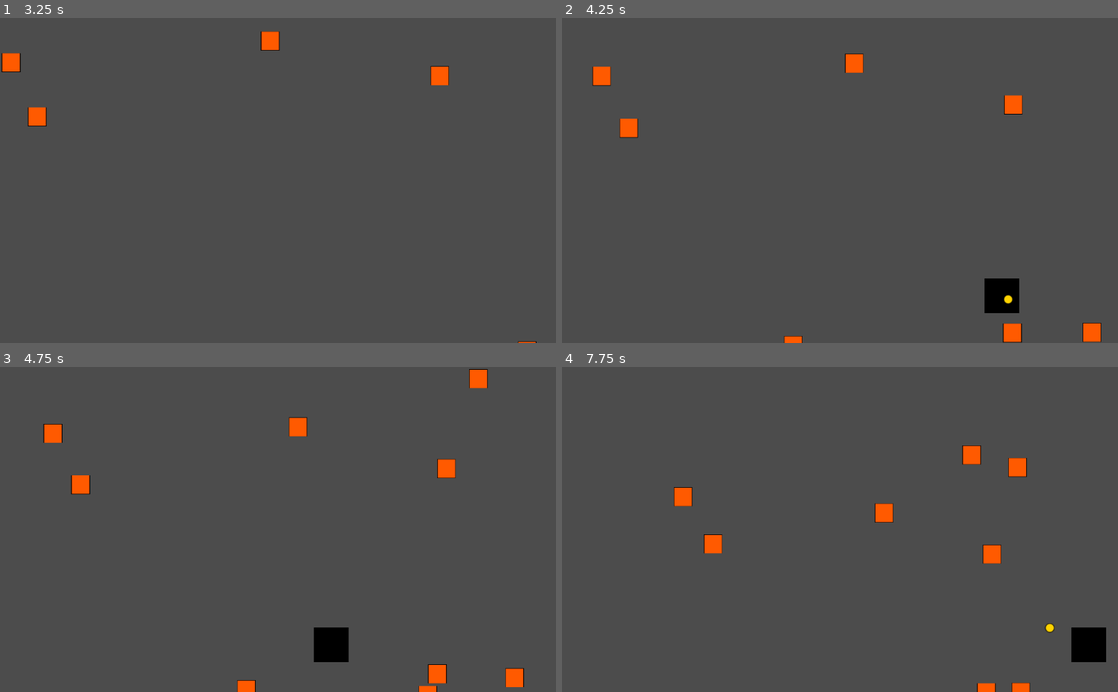
Above: before the commit, frames 1-4 (two rows, left to right).
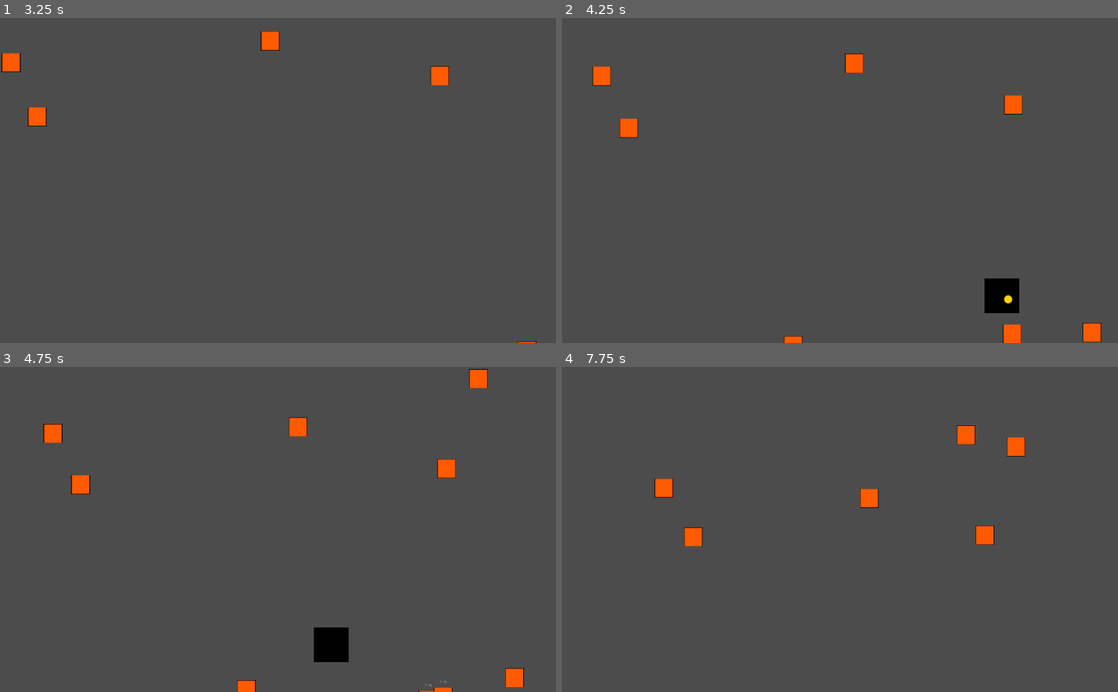
Above: after the commit, the same moments.

Repository: am-camila/Garden-Wars
Game: Godot game, scene res://models/Main/Main.tscn
The game is run twice, just before and just after one commit, with the same random seed, the same clock (stepped at 60 frames per second) and the same inputs.
Inputs:
- Up to frame 1 (3.25 s): hold D (move_right) 0.53-1.28 s; hold S (move_down) 1.28-2.03 s; hold D (move_right) 2.03-2.78 s; hold W (move_up) from 2.78 s (still down)
- Up to frame 2 (4.25 s): release W (move_up) at 3.53 s; hold A (move_left) from 3.53 s (still down)
- Up to frame 3 (4.75 s): keep holding A (move_left)
- Up to frame 4 (7.75 s): release A (move_left) at 5.03 s; hold S (move_down) 5.03-5.78 s; hold D (move_right) 5.78-6.53 s; hold W (move_up) 6.53-7.28 s; hold D (move_right) from 7.28 s (still down)

Frame 1 is identical in both runs. In frame 2, less than 0.1% of the frame differs, in the area x 79-83%, y 94-100%; in frame 3, 0.3%; in frame 4, 3.3%, in the area x 16-98%, y 17-100%.
Error after the commit: Invalid get index 'position' (on base: 'previously freed instance'). (res://models/Enemy/Enemy.gd:25)

Commit message:
Agrego que los enemigos y el player puedan recibir daño

Diff:
--- a/src/Player.gd
+++ b/src/Player.gd
@@ -1,6 +1,12 @@
 extends Node2D
 
+class_name Player
+
 export var speed = 400
+export var health = 4
+export var damage = 1
+
+
 
 onready var fire_position = $FirePosition
 onready var fire_timer = $FireTimer
@@ -10,15 +16,19 @@
 var target:KinematicBody2D
 var projectile:Sprite
 var projectile_container
-
+var max_health
+var invulnerabilidad = false
 
 # Called when the node enters the scene tree for the first time.
 func _ready():
 	fire_timer.connect("timeout", self, "fire_at_enemy")
+	max_health = health
+	$TextoVida.hide()
+	$TextoVida.text = str(max_health)
 
 
 func initialize(container, projectile_container):
-	container.add_child(self)
+	#container.add_child(self)
 	#global_position = player_pos
 	self.projectile_container = projectile_container
 
@@ -54,3 +64,14 @@
 
 func _on_FireArea_body_exited(body):
 	fire_timer.stop()
+
+
+func _on_HitArea_body_entered(body):
+	if body is Enemy: #&& !invulnerabilidad:
+		max_health -= damage
+		$TextoVida.text = str(max_health)
+		$TextoVida.show()
+		#agregar invulnerabilidad por 2 o 3 segundos para que no pueda volver a recibir un hit en ese tiempo
+		if max_health < 1:
+			queue_free()
+			##gameOver() funcion que termina la partida
--- a/src/Projectile.gd
+++ b/src/Projectile.gd
@@ -1,4 +1,4 @@
-extends Sprite
+extends KinematicBody2D
 
 class_name Projectile
 
--- a/src/models/Enemy/Enemy.gd
+++ b/src/models/Enemy/Enemy.gd
@@ -6,10 +6,13 @@
 var max_health
 
 export var speed = 3500
-export var health = 100
+export var health = 30
+export var damage = 15
 
 func _ready():
 	max_health = health
+	$TextoVida.hide()
+	$TextoVida.text = str(max_health)
 
 
 func set_values(player):
@@ -27,7 +30,17 @@
 
 
 
-func kill_enemy( damage):
-	max_health -= damage
-	if max_health < 1:
-		queue_free()
+#func kill_enemy(damage):
+#	max_health -= damage
+#	if max_health < 1:
+#		queue_free()
+
+
+func _on_Area2D_body_entered(body):
+	if body is Projectile:
+		print(body)
+		max_health -= damage
+		$TextoVida.text = str(max_health)
+		$TextoVida.show()
+		if max_health < 1:
+			queue_free()
--- a/src/models/Enemy/Enemy.tscn
+++ b/src/models/Enemy/Enemy.tscn
@@ -12,6 +12,8 @@
 
 [node name="Enemy" type="KinematicBody2D"]
 scale = Vector2( 1, 0.5 )
+collision_layer = 2
+collision_mask = 5
 script = ExtResource( 2 )
 
 [node name="Sprite" type="Sprite" parent="."]
@@ -24,7 +26,18 @@
 shape = SubResource( 1 )
 
 [node name="Area2D" type="Area2D" parent="."]
+collision_layer = 2
+collision_mask = 5
 
 [node name="CollisionShape2D" type="CollisionShape2D" parent="Area2D"]
 position = Vector2( 7, 16 )
 shape = SubResource( 2 )
+
+[node name="TextoVida" type="Label" parent="."]
+margin_left = -9.0
+margin_top = -46.0
+margin_right = 23.0
+margin_bottom = -26.0
+align = 1
+
+[connection signal="body_entered" from="Area2D" to="." method="_on_Area2D_body_entered"]
--- a/src/models/Player/Player.tscn
+++ b/src/models/Player/Player.tscn
@@ -6,6 +6,9 @@
 
 [sub_resource type="CircleShape2D" id=1]
 radius = 230.176
+
+[sub_resource type="RectangleShape2D" id=2]
+extents = Vector2( 34, 34.5 )
 
 [node name="Player" type="Sprite"]
 position = Vector2( 490, 513 )
@@ -19,10 +22,26 @@
 [node name="FirePosition" type="Position2D" parent="."]
 
 [node name="FireArea" type="Area2D" parent="."]
-collision_layer = 2
+collision_mask = 2
 
 [node name="CollisionShape2D" type="CollisionShape2D" parent="FireArea"]
 shape = SubResource( 1 )
 
+[node name="HitArea" type="Area2D" parent="."]
+collision_mask = 2
+
+[node name="CollisionShape2D" type="CollisionShape2D" parent="HitArea"]
+position = Vector2( 0, -0.5 )
+shape = SubResource( 2 )
+
+[node name="TextoVida" type="Label" parent="."]
+margin_left = -20.0
+margin_top = -52.0
+margin_right = 20.0
+margin_bottom = -38.0
+text = "3"
+align = 1
+
 [connection signal="body_entered" from="FireArea" to="." method="_on_FireArea_body_entered"]
 [connection signal="body_exited" from="FireArea" to="." method="_on_FireArea_body_exited"]
+[connection signal="body_entered" from="HitArea" to="." method="_on_HitArea_body_entered"]
--- a/src/models/Player/PlayerProjectile.tscn
+++ b/src/models/Player/PlayerProjectile.tscn
@@ -1,7 +1,26 @@
-[gd_scene load_steps=3 format=2]
+[gd_scene load_steps=5 format=2]
 
-[ext_resource path="res://models/Projectile/Projectile.tscn" type="PackedScene" id=1]
+[ext_resource path="res://Projectile.gd" type="Script" id=1]
 [ext_resource path="res://assets/proyectile_player.png" type="Texture" id=2]
 
-[node name="Projectile" instance=ExtResource( 1 )]
+[sub_resource type="CircleShape2D" id=2]
+
+[sub_resource type="CircleShape2D" id=1]
+
+[node name="Projectile" type="KinematicBody2D"]
+script = ExtResource( 1 )
+
+[node name="Sprite" type="Sprite" parent="."]
 texture = ExtResource( 2 )
+
+[node name="CollisionShape2D" type="CollisionShape2D" parent="."]
+shape = SubResource( 2 )
+
+[node name="LifetimeTimer" type="Timer" parent="."]
+
+[node name="Area2D" type="Area2D" parent="."]
+collision_layer = 4
+collision_mask = 0
+
+[node name="CollisionShape2D" type="CollisionShape2D" parent="Area2D"]
+shape = SubResource( 1 )
--- a/src/project.godot
+++ b/src/project.godot
@@ -14,13 +14,19 @@
 "language": "GDScript",
 "path": "res://models/Enemy/Enemy.gd"
 }, {
-"base": "Sprite",
+"base": "Node2D",
+"class": "Player",
+"language": "GDScript",
+"path": "res://Player.gd"
+}, {
+"base": "KinematicBody2D",
 "class": "Projectile",
 "language": "GDScript",
 "path": "res://Projectile.gd"
 } ]
 _global_script_class_icons={
 "Enemy": "",
+"Player": "",
 "Projectile": ""
 }
 
Not shown: 1 places in src/models/Player/Player.tscn that only renumber resources
